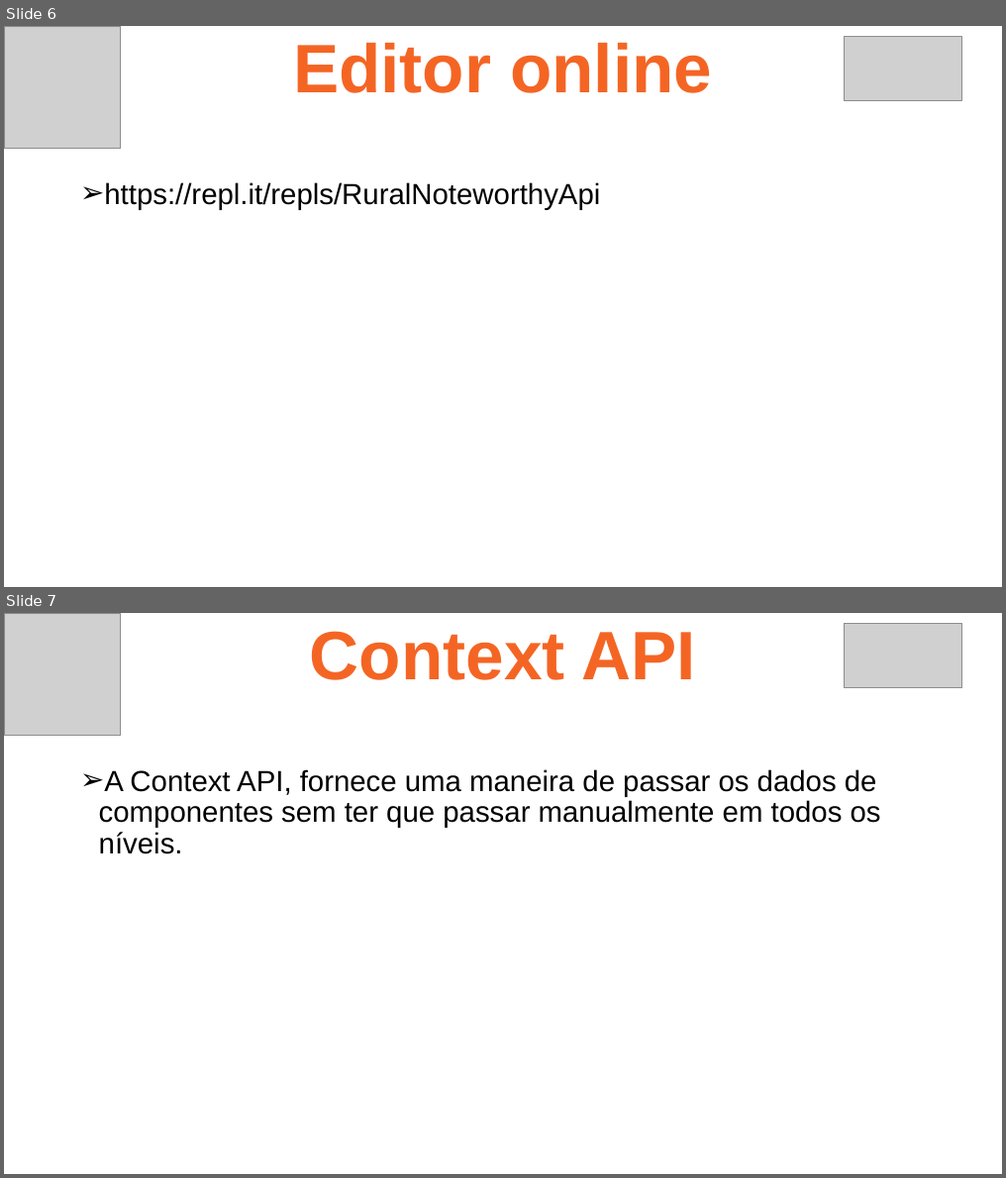
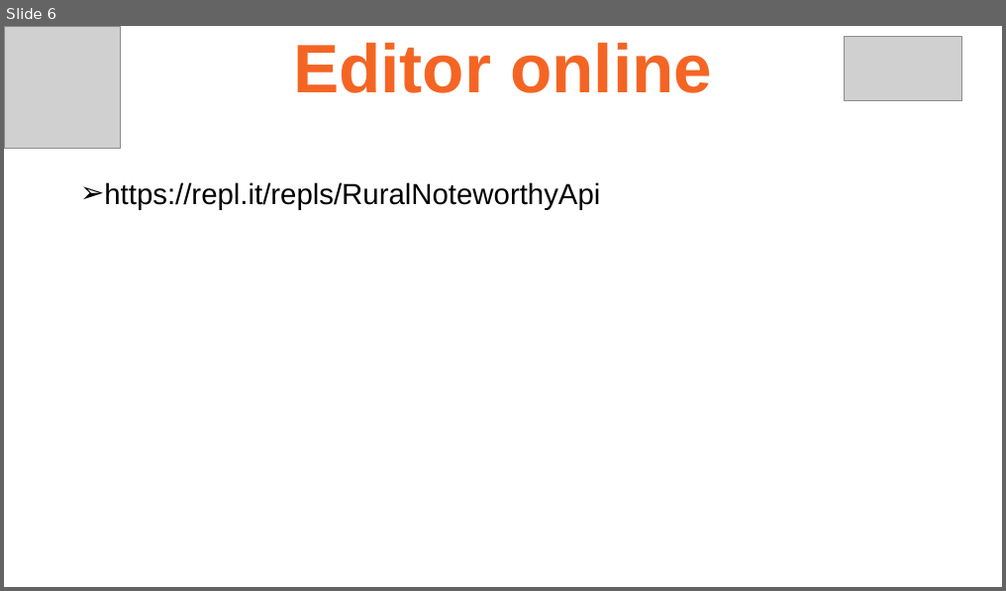
Before and after one commit to ruan4f/Treinamento_Node_React, a slide deck: material/ReactAula2.pptx. Shown one above the other, each under a label of ours: slides 6 and 7 before the commit, slide 6 after it. The pictures are 1006x1178 and 1006x591 pixels, drawn with LibreOffice and Linux fonts; fonts in the diff are those of the drawing; grey boxes stand for pictures. Boxes give left, top, right and bottom in pixels: in the first picture for what was removed or moved away, otherwise in the second. Text is boxed around its words. In the diff, an @@ line names an element or a change of style, - is before the commit and + after.

```diff
--- a/material/ReactAula2.pptx
+++ b/material/ReactAula2.pptx
@@ slide 7 removed at (4,613,1002,1174), background #FFFFFF @@
@@ picture removed at (4,613,120,736) @@
@@ text removed at (310,631,695,680) @@
-Context API
@@ picture removed at (844,623,962,687) @@
@@ text removed at (99,769,881,855) @@
-➢ A Context API, fornece uma maneira de passar os dados de componentes sem ter que passar manualmente em todos os níveis.
```
Also in this commit, not shown: 4 other slides removed.
